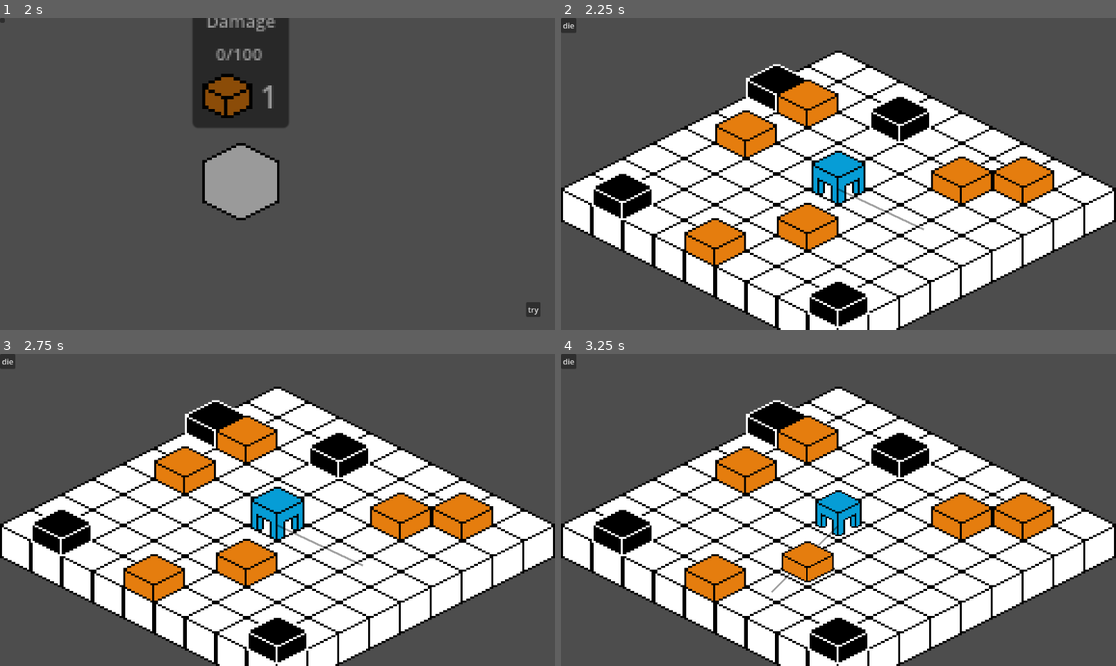
Above: before the commit, frames 1-4 (two rows, left to right).
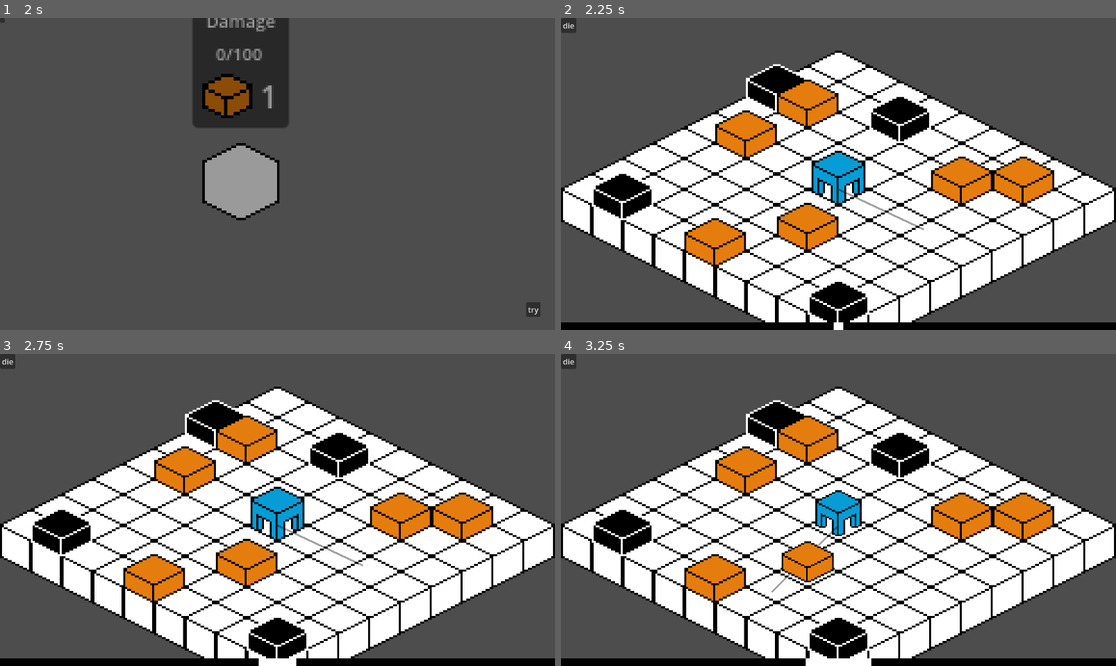
Above: after the commit, the same moments.

Repository: Hiqqup/no_time_to_mine
Game: Godot game, scene res://src/scenes/main.tscn
Two runs of this game, one before a commit and one after it. Both use one fixed random seed, a clock stepped at 60 frames per second and the inputs below.
Inputs (mouse positions are in pixels of both pictures, inside the frame that each line leads up to):
- Up to frame 1 (2 s): click "die" at 0.5 s; click (238, 183) at 1.25 s
- Up to frame 2 (2.25 s): click "try" at 2 s
- Up to frame 3 (2.75 s): no input
- Up to frame 4 (3.25 s): drag from (1021, 510) to (805, 556) at 2.77 s

Frame 1 is identical in both runs. In frame 2, 2.4% of the frame differs, in the area x 0-100%, y 97-100%; in frame 3, 2.2%; in frame 4, 2.2%.
Error before the commit: Invalid access to property or key 'currently_mining' on a base object of type 'previously freed'. (res://src/scripts/tutorial.gd:98)
Error after the commit: Invalid assignment of property or key 'visible' with value of type 'bool' on a base object of type 'previously freed'. (res://src/scripts/tutorial.gd:82)

Commit message:
polish tutorial, setup player lifetimebar feedback

Diff:
--- a/src/scenes/mines/player/player.tscn
+++ b/src/scenes/mines/player/player.tscn
@@ -1,18 +1,37 @@
-[gd_scene load_steps=4 format=3 uid="uid://d1i8mon4i40ff"]
+[gd_scene load_steps=6 format=3 uid="uid://d1i8mon4i40ff"]
 
 [ext_resource type="Texture2D" uid="uid://rmsnpx80yd3e" path="res://assets/visuals/player.png" id="1_cusn3"]
 [ext_resource type="Script" uid="uid://d56qvy3tgwpl" path="res://src/scripts/player.gd" id="1_v4rts"]
+[ext_resource type="Texture2D" uid="uid://blkuvgc2hc4fi" path="res://assets/visuals/lifetime_bar/background.png" id="2_mb1oq"]
+[ext_resource type="Texture2D" uid="uid://cs48iv23xtbgq" path="res://assets/visuals/lifetime_bar/progress.png" id="3_0weng"]
 [ext_resource type="PackedScene" uid="uid://3inm7ms7ivqf" path="res://src/scenes/mines/player/storage.tscn" id="3_rek1o"]
 
 [node name="Player" type="CharacterBody2D" groups=["controllable_player"]]
 script = ExtResource("1_v4rts")
 
-[node name="tmp" type="CanvasLayer" parent="."]
+[node name="CameraIndependet" type="CanvasLayer" parent="."]
 
-[node name="Button" type="Button" parent="tmp"]
+[node name="Button" type="Button" parent="CameraIndependet"]
 offset_right = 8.0
 offset_bottom = 8.0
+size_flags_vertical = 8
 text = "die"
+
+[node name="LifetimeBar" type="TextureProgressBar" parent="CameraIndependet"]
+anchors_preset = 12
+anchor_top = 1.0
+anchor_right = 1.0
+anchor_bottom = 1.0
+offset_top = -16.0
+grow_horizontal = 2
+grow_vertical = 0
+pivot_offset = Vector2(5, 4)
+max_value = 10.0
+step = 0.01
+fill_mode = 6
+nine_patch_stretch = true
+texture_under = ExtResource("2_mb1oq")
+texture_progress = ExtResource("3_0weng")
 
 [node name="Visuals" type="Node2D" parent="."]
 
@@ -34,4 +53,4 @@
 width = 1.0
 default_color = Color(0, 0, 0, 0.372549)
 
-[connection signal="pressed" from="tmp/Button" to="." method="_on_button_pressed"]
+[connection signal="pressed" from="CameraIndependet/Button" to="." method="_on_button_pressed"]
--- a/src/scenes/tutorial.tscn
+++ b/src/scenes/tutorial.tscn
@@ -53,18 +53,23 @@
 theme_override_constants/line_spacing = -20
 theme_override_fonts/font = ExtResource("3_gqjuj")
 theme_override_font_sizes/font_size = 16
-text = "       w
-   a      s
-       d"
+text = "       s
+   a      d
+       w"
 
 [node name="Label" type="Label" parent="PlayerMovementGuide/GreenToBlueWrapper/VBoxContainer"]
 layout_mode = 2
 theme_override_colors/font_color = Color(0, 0, 0, 1)
+theme_override_colors/font_shadow_color = Color(1, 1, 1, 1)
+theme_override_constants/shadow_offset_x = 1
+theme_override_constants/shadow_offset_y = 0
+theme_override_constants/shadow_outline_size = 0
 theme_override_fonts/font = ExtResource("3_gqjuj")
 text = "to move"
 horizontal_alignment = 1
 
 [node name="MiningGuide" type="Node2D" parent="."]
+visible = false
 position = Vector2(16, -15)
 
 [node name="GreenToBlueWrapper" type="Node2D" parent="MiningGuide"]
@@ -93,6 +98,10 @@
 [node name="Label" type="Label" parent="MiningGuide/GreenToBlueWrapper/VBoxContainer"]
 layout_mode = 2
 theme_override_colors/font_color = Color(0, 0, 0, 1)
+theme_override_colors/font_shadow_color = Color(1, 1, 1, 1)
+theme_override_constants/shadow_offset_x = 1
+theme_override_constants/shadow_offset_y = 0
+theme_override_constants/shadow_outline_size = 0
 theme_override_fonts/font = ExtResource("3_gqjuj")
 text = "to mine"
 horizontal_alignment = 1
@@ -101,20 +110,62 @@
 
 [node name="ForgeGuide" type="CanvasLayer" parent="."]
 
-[node name="MarginContainer" type="MarginContainer" parent="ForgeGuide"]
+[node name="NavigationGuide" type="MarginContainer" parent="ForgeGuide"]
 anchors_preset = 5
 anchor_left = 0.5
 anchor_right = 0.5
-offset_left = -104.5
-offset_right = 104.5
-offset_bottom = 49.0
+offset_left = -56.5
+offset_right = 56.5
+offset_bottom = 23.0
 grow_horizontal = 2
 
-[node name="Panel" type="Panel" parent="ForgeGuide/MarginContainer"]
+[node name="Panel" type="Panel" parent="ForgeGuide/NavigationGuide"]
 layout_mode = 2
 
-[node name="Label" type="Label" parent="ForgeGuide/MarginContainer"]
+[node name="Label" type="Label" parent="ForgeGuide/NavigationGuide"]
 layout_mode = 2
-text = "Click upgrades to purchase
- scroll to zoom"
+text = " scroll to zoom"
 horizontal_alignment = 1
+
+[node name="RetryGuide" type="MarginContainer" parent="ForgeGuide"]
+anchors_preset = -1
+anchor_left = 0.963
+anchor_top = 0.911
+anchor_right = 0.963
+anchor_bottom = 0.911
+offset_left = -79.3761
+offset_top = -38.8281
+offset_right = 17.6239
+offset_bottom = -15.8281
+grow_horizontal = 0
+grow_vertical = 2
+
+[node name="Panel" type="Panel" parent="ForgeGuide/RetryGuide"]
+layout_mode = 2
+
+[node name="Label" type="Label" parent="ForgeGuide/RetryGuide"]
+layout_mode = 2
+text = "click to retry"
+horizontal_alignment = 1
+
+[node name="PurchaseGuide" type="MarginContainer" parent="ForgeGuide"]
+anchors_preset = -1
+anchor_top = 0.007
+anchor_bottom = 0.007
+offset_left = -98.0
+offset_top = -39.036
+offset_right = 101.0
+offset_bottom = -16.036
+grow_horizontal = 0
+grow_vertical = 2
+scale = Vector2(0.4, 0.4)
+pivot_offset = Vector2(98, 11.5)
+metadata/_edit_use_anchors_ = true
+
+[node name="Panel" type="Panel" parent="ForgeGuide/PurchaseGuide"]
+layout_mode = 2
+
+[node name="Label" type="Label" parent="ForgeGuide/PurchaseGuide"]
+layout_mode = 2
+text = "click to purchase upgrade"
+horizontal_alignment = 1
--- a/src/scripts/forge.gd
+++ b/src/scripts/forge.gd
@@ -1,12 +1,17 @@
 extends Control
+
+signal upgrade_purchased
 
 @export var _mine_scene: PackedScene
 @export var _vcontainer: VBoxContainer;
 
+var skill_tree_root:UpgradeButtonBase;
+
 func _ready() -> void:
 	visibility_changed.connect(func(): $CameraIndependent.visible = visible)
 
-	_hide_all_nodes($SkillTree/Damage)
+	skill_tree_root = $SkillTree/Damage;
+	_hide_all_nodes(skill_tree_root)
 
 	update_and_generate_storage_display()
 
--- a/src/scripts/global_constants.gd
+++ b/src/scripts/global_constants.gd
@@ -4,3 +4,4 @@
 const VISUALS_NODE_NAME = "Visuals"
 const _GLOW_MODULATE_FACTOR = 1.5;
 const GLOW_MODULATE = Color(_GLOW_MODULATE_FACTOR,_GLOW_MODULATE_FACTOR,_GLOW_MODULATE_FACTOR)
+const FIRST_DROP := ItemTypes.types.ORANGE_DROP;
--- a/src/scripts/item_drop_base.gd
+++ b/src/scripts/item_drop_base.gd
@@ -7,8 +7,8 @@
 	$GuiItemListDisplayer.generate_or_update_mod_label(
 		$Visuals/GreenToBlueWrapper/VBoxContainer,item_drops);
 func _enter_tree() -> void:
-	var player = get_tree().get_first_node_in_group("controllable_player") as Player
-	$CollectionRange/CollectionRangeShape.scale*= player.upgrade_stats.mining_range
+	var upgrade_stats = get_tree().get_first_node_in_group("upgrade_stats")
+	$CollectionRange/CollectionRangeShape.scale*= upgrade_stats.mining_range
 
 
 func _on_collection_range_body_entered(body: Node2D) -> void:
--- a/src/scripts/player.gd
+++ b/src/scripts/player.gd
@@ -2,6 +2,8 @@
 extends CharacterBody2D
 
 signal died;
+
+var lifetime_bar: TextureProgressBar;
 
 var currently_mining: HarvestableBase = null;
 
@@ -13,12 +15,15 @@
 
 func _ready() -> void:
 	upgrade_stats = get_tree().get_first_node_in_group("upgrade_stats");
+	lifetime_bar = $CameraIndependet/LifetimeBar
+	lifetime_bar.max_value = upgrade_stats.max_life_time;
 
 
 func _physics_process(delta: float) -> void:
 	_mine_cooldown -= delta;
 	if do_lifetime_calculation:
 		_lifetime+= delta;
+		lifetime_bar.value = _lifetime;
 	if _lifetime >= upgrade_stats.max_life_time:
 		_die();
 	_try_mine();
--- a/src/scripts/tutorial.gd
+++ b/src/scripts/tutorial.gd
@@ -5,11 +5,16 @@
 var _player: Player;
 var _mining_guide: Node2D;
 var _forge_gudie: CanvasLayer;
+var _retry_guide: Control;
+var _purchase_guide: Control;
+
 var _mines: Node2D;
+var _forge: Control;
 
 var _player_moved_once: bool = false;
 var _player_mined_once: bool = false;
 var _mining_guide_displaying: bool = false;
+var _first_upgrade_bought: bool = false;
 var _tutorial_section: TutorialSection = TutorialSection.MINES;
 
 enum TutorialSection{
@@ -27,19 +32,34 @@
 	_player= $Mines/YSorted/Player
 	_targeting = _player.get_node("Targeting");
 	_forge_gudie = $ForgeGuide;
+	_purchase_guide = $ForgeGuide/PurchaseGuide;
+	_retry_guide = $ForgeGuide/RetryGuide;
+
+	_forge = get_tree().get_first_node_in_group("forge");
 	_mines = $Mines;
 
 	_player.do_lifetime_calculation = false;
+	_player.lifetime_bar.visible = false;
 	_targeting.visible = false;
 	_movement_guide.visible = false;
 	_mining_guide.visible = false;
 	_forge_gudie.visible = false;
+	_purchase_guide.visible = false;
+	_retry_guide.visible = false;
 
 	Camera.zoom = Vector2.ONE * 4;
 	Camera.location = Camera.CameraLocation.MINES;
 
 	_movement_guide.reparent(_player);
 	_mining_guide.reparent(_player);
+	_purchase_guide.reparent(_forge.skill_tree_root);
+
+	_forge.upgrade_purchased.connect( func():
+		if not _first_upgrade_bought:
+			_fade_in( _retry_guide);
+			_fade_out(_purchase_guide)
+			_first_upgrade_bought = true;
+		);
 
 	_timeout_callback(1.0,(func():
 		if not _player_moved_once:
@@ -80,12 +100,24 @@
 
 func _check_player_storage_empty():
 	var storage = _player.get_node("Storage")
-	return not storage.is_empty();
+	return storage.contents[GlobalConstants.FIRST_DROP] != 0;
 
 func _check_for_new_forge():
 	return (not is_instance_valid(_mines)
 		and is_instance_valid(get_tree().get_first_node_in_group("current_mines")))
 
+
+func _set_to_normal_mine():
+	_player.do_lifetime_calculation = true;
+	_fade_in(_player.lifetime_bar)
+	_mines.reparent(get_parent()); # add to root
+	_tutorial_section = TutorialSection.NONE;
+	_player.died.connect(_setup_forge_guide)
+
+func _setup_forge_guide():
+	_tutorial_section = TutorialSection.FORGE
+	_forge_gudie.visible = true;
+	_fade_in(_purchase_guide);
 
 
 func  _process(delta: float) -> void:
@@ -95,7 +127,8 @@
 		if not _player_moved_once and direction != Vector2.ZERO:
 			_player_moved_once = true;
 			_hide_key_display_show_targeting();
-		if (_player.currently_mining != null
+		if ( is_instance_valid(_player)
+		and _player.currently_mining != null
 		and _mining_guide_displaying
 		and not _player_mined_once
 		and _player_moved_once):
@@ -103,13 +136,7 @@
 			_fade_out(_mining_guide);
 		if (_player_mined_once and _player_moved_once
 			and _check_player_storage_empty()):
-			_player.do_lifetime_calculation = true;
-			_mines.reparent(get_parent()); # add to root
-			_tutorial_section = TutorialSection.NONE;
-			_player.died.connect(func():
-				_tutorial_section = TutorialSection.FORGE
-				_forge_gudie.visible = true;
-				)
+			_set_to_normal_mine();
 	if _tutorial_section == TutorialSection.FORGE:
 		if _check_for_new_forge():
 			queue_free();
--- a/src/scripts/upgrade_button_base.gd
+++ b/src/scripts/upgrade_button_base.gd
@@ -51,7 +51,9 @@
 	if not _check_affordable() or level == max_level:
 		return;
 	_appy_cost()
-	get_tree().get_first_node_in_group("forge").update_and_generate_storage_display();
+	var forge = get_tree().get_first_node_in_group("forge")
+	forge.update_and_generate_storage_display();
+	forge.upgrade_purchased.emit();
 	level += 1;
 	cost = cost_func.call(level);
 	apply_upgrade.call();
Binary file added: assets/visuals/lifetime_bar/background.png
Not shown, added: assets/visuals/lifetime_bar/background.png.import
Binary file added: assets/visuals/lifetime_bar/progress.png
Not shown, added: assets/visuals/lifetime_bar/progress.png.import
Not shown, removed: export_presets.cfg
Not shown, added: assets/visuals/lifetime_bar/progress.png~
